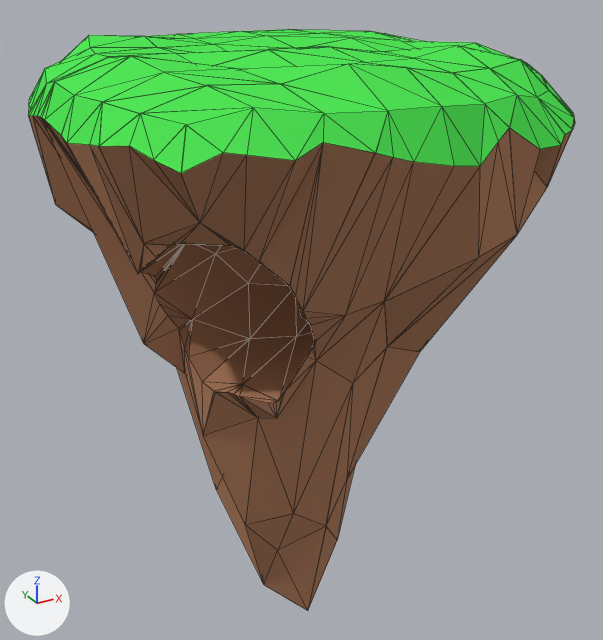
Renders of the Blender file Assets/Models/Island.blend from each side of a commit.
Both versions are drawn from a camera (50 mm lens) standing at (-29.8, -54.8, 6.1) and looking at (0.8, 0.8, -21.7). The lights are fixed; the arrows at lower left show +X, +Y and +Z. Mesh edges are drawn as thin lines.

Objects in the first picture: 'Island'.
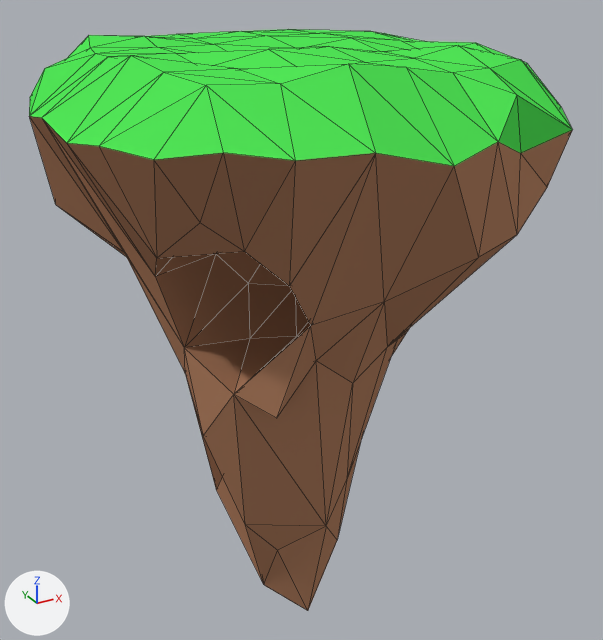
Pixel boxes (x1, y1, x2, y2) of what changed, in the pictures (603 x 640 px):
'Island', reshaped, modifiers changed: before (28, 29, 575, 611); after (29, 29, 572, 611)
part 1 of me_cube_001, deleted: before (28, 35, 575, 550)

The edits, one by one:
me_cube_001 is used by ob_island; location (0.0, 0.0, 0.0).
me_cube_001 had 308 vertices, 612 faces and spanned x -18.3..18.1, y -18.4..18.6, z -48.8..0.4.
me_cube_001 now has 164 vertices, 326 faces and spans x -18.3..18.1, y -18.4..18.6, z -48.8..0.4.
me_cube_001 part 1: 144 vertices removed from x -18.3..18.1, y -18.1..18.5, z -36.0..-1.3.
Object 'Island' (ob_island) loses its SOLIDIFY modifier named 'Solidify'.
Modifier setting removed (it was nonmanifold_thickness_mode = 'FIXED').
Modifier setting removed (it was nonmanifold_merge_threshold = 0.0003).
